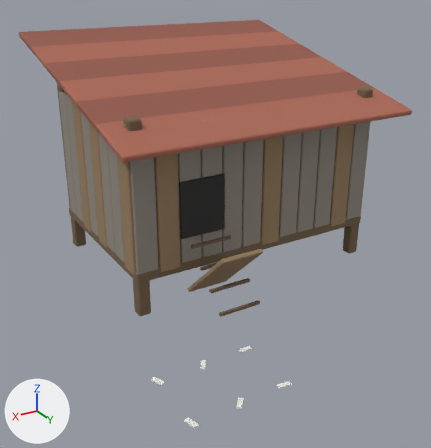
A saved change to the glTF model assets/models/v_coop.glb.
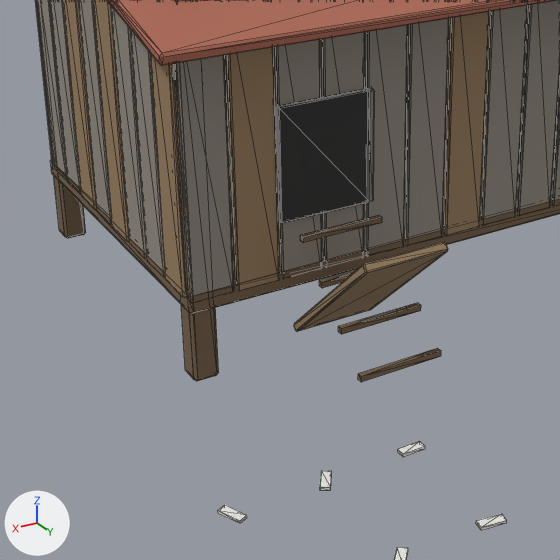
Old and new are each drawn whole from a camera (50 mm lens) standing at (2.36, 3.97, 2.2) and looking at (0.26, 0.47, 0.45) and again close up on the part from 10% to 74% of the width and 29% to 90% of the height. The lights are fixed; the arrows at lower left show +X, +Y and +Z. The older version's two pictures come first. The close-ups show mesh edges as thin lines. Objects named as collision shapes, trigger or cutter boxes, shadow casters or lower levels of detail are left out. Vertices at exactly the same position are counted once.

Objects in the first close-up: 'Kurnik'.
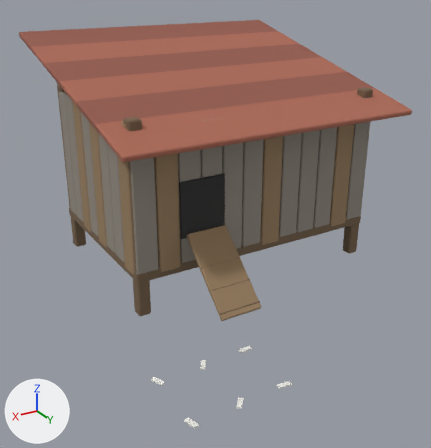
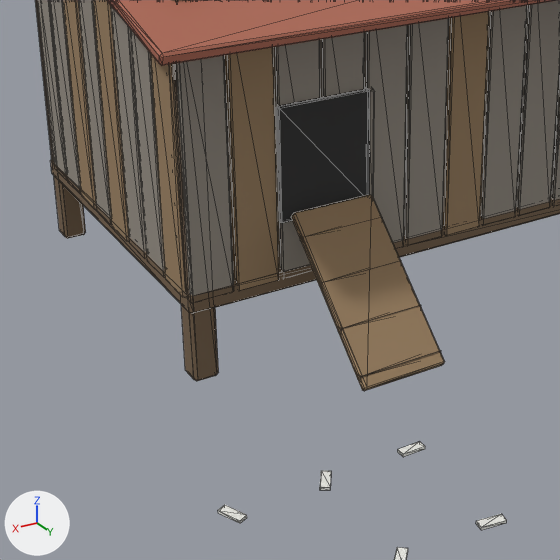
Where the change shows, as pixel boxes (x1, y1, x2, y2) in the close-ups (560 x 560 px; the box of a moved part takes in the faces that stretch with it):
part 1 of me_kurnik, moved or reshaped
    before: (294, 242, 448, 331)
    after: (291, 195, 445, 391)

The change, as a list of edits to the scene's bpy script:
```text
Change me_kurnik:
    where me_kurnik.from_pydata(...)  # 1424 vertices, 2568 faces; spans x -1.15..1.23, y -1.06..1.84, z 0.0..1.73
    used by ob_kurnik; location = (0.0, 0.0, 0.0)
    me_kurnik part 1: the loose piece of 24 vertices spanning x 0.35..0.65, y 0.75..1.21, z 0.13..0.57 is turned -85.9 degrees about the x axis through its middle
```
